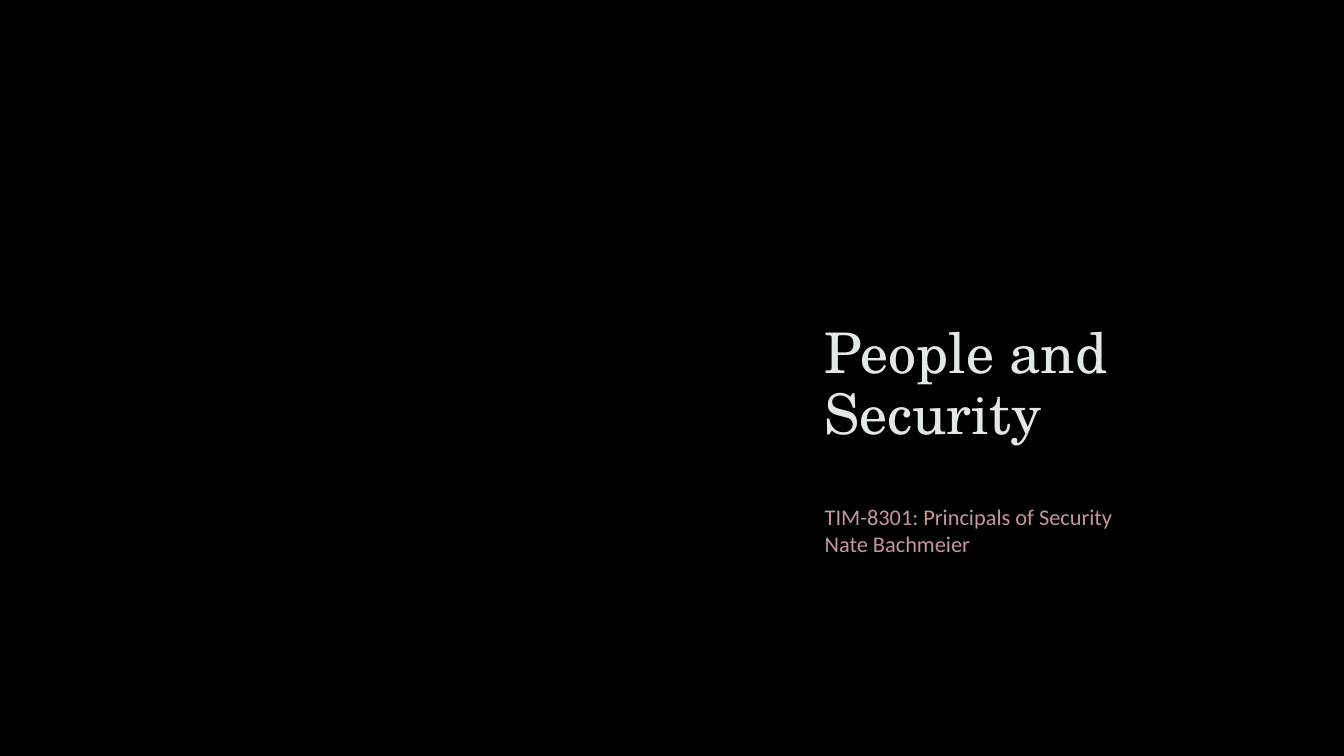
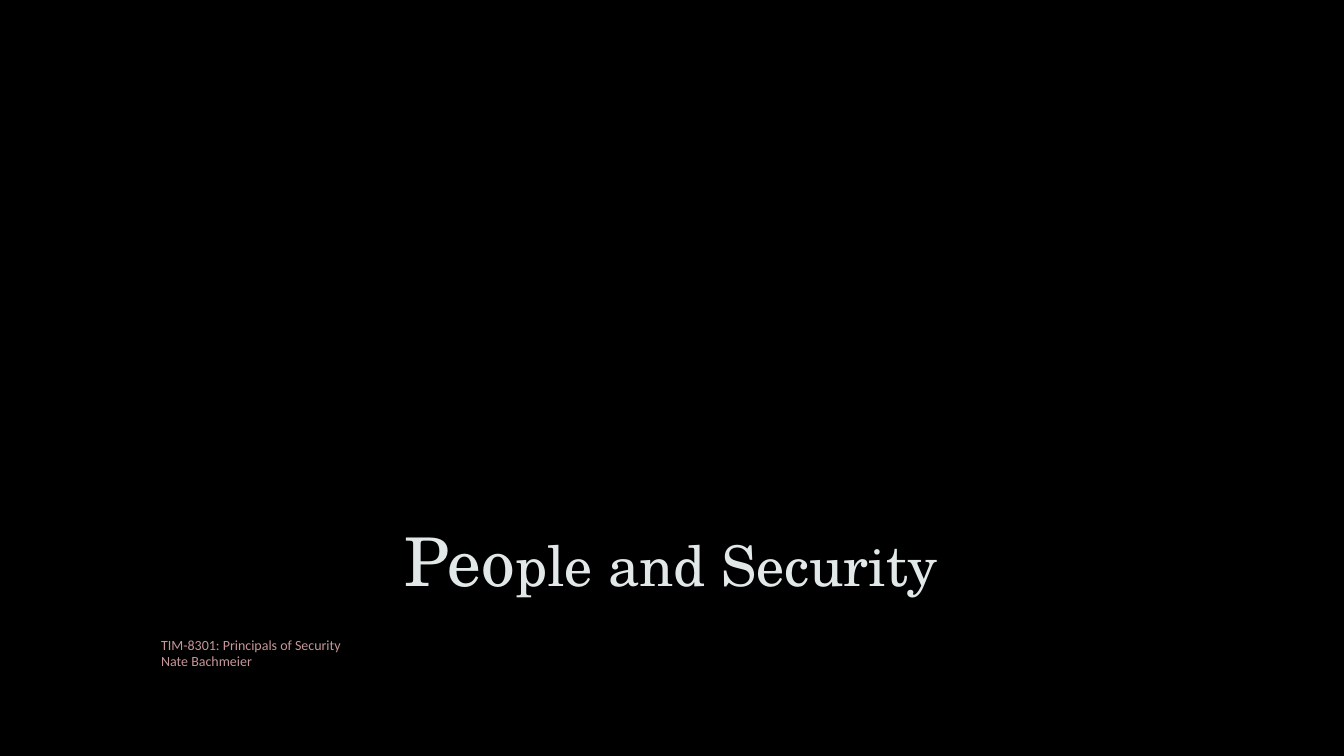
Before and after one commit to dr-natetorious/TIM-8301-Principals_of_CyberSecurity, a slide deck: slide 1 of Week2_PeopleAspects/People and Security.pptx. Drawn at 1344x756 pixels with LibreOffice and Linux fonts; fonts in the diff are those of the drawing; background and template pictures are left out. Boxes give left, top, right and bottom in pixels: in the first picture for what was removed or moved away, otherwise in the second. Text is boxed around its words. In the diff, an @@ line names an element or a change of style, - is before the commit and + after.

```diff
--- a/Week2_PeopleAspects/People and Security.pptx
+++ b/Week2_PeopleAspects/People and Security.pptx
@@ freeform shape removed at (783,157,1235,601) @@
@@ rectangle added at (0,466,1344,756), fill gradient #000000 @@
@@ title "People and Security": place and size @@
-title "People and Security" at (825,331,1107,446)
+title "People and Security" at (608,544,938,598)
@@ title "People and Security" at (608,544,938,598): size 40 to 48 pt in "People"; alignment left to centre @@
@@ subtitle "TIM-8301: Principals of Security Nate ...": place and size @@
-subtitle "TIM-8301: Principals of Security Nate ..." at (825,509,1112,552)
+subtitle "TIM-8301: Principals of Security Nate ..." at (161,640,341,666)
@@ subtitle "TIM-8301: Principals of Security Nate ..." at (161,640,341,666): size 16 to 10 pt; line spacing 1 to 0.9; less space between paragraphs @@
```
Also in this commit, not shown: 3 other slides changed, 14 slides added, 6 slides removed, 2 other files.
